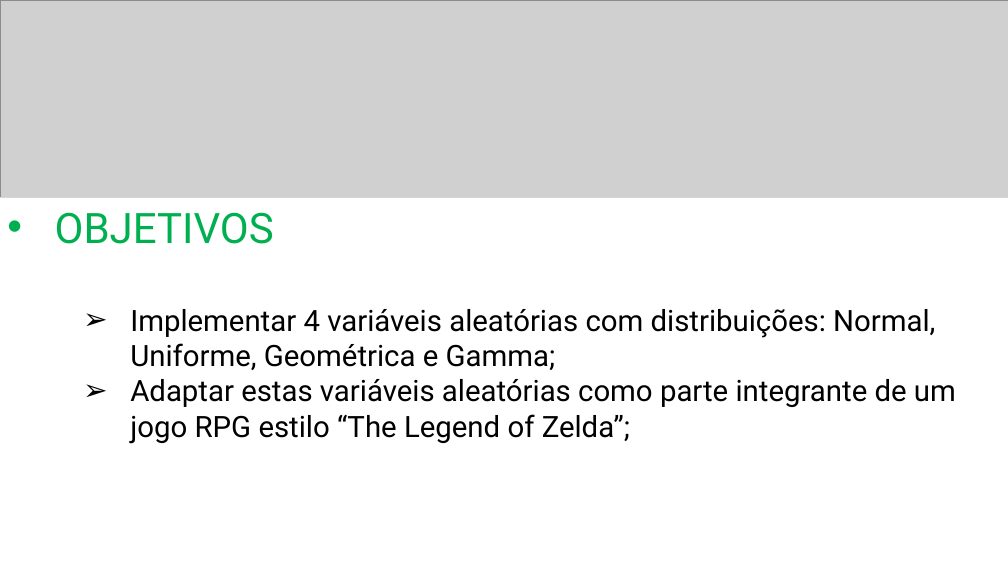
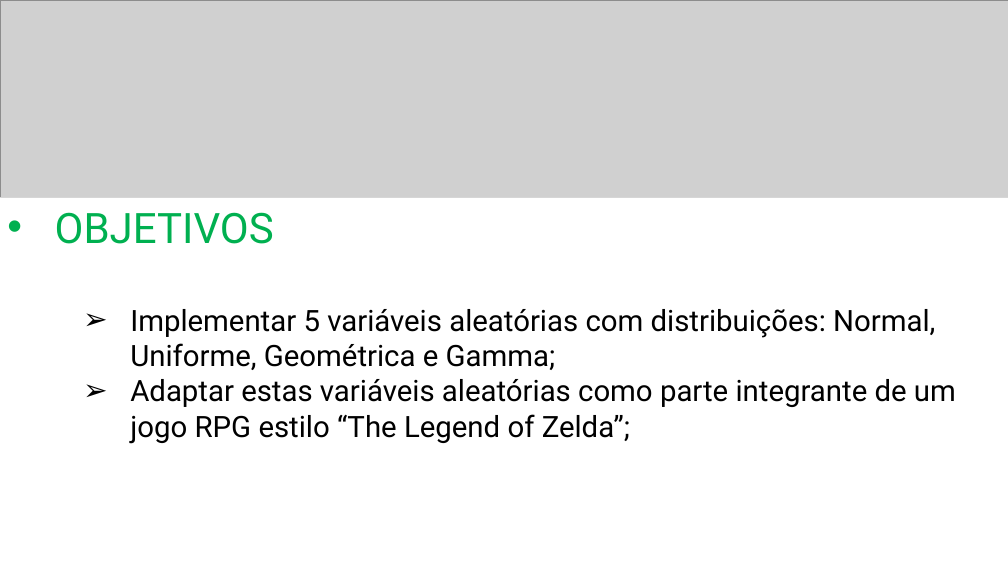
Before and after one commit to dfggs-iscteiul/The-Journey-Of-Sacrifice, a slide deck: slide 2 of PowerPointFinal/Apresentação.pptx. Drawn at 1008x567 pixels with LibreOffice and Linux fonts; fonts in the diff are those of the drawing; grey boxes stand for pictures. Boxes give left, top, right and bottom in pixels: in the first picture for what was removed or moved away, otherwise in the second. Text is boxed around its words. In the diff, an @@ line names an element or a change of style, - is before the commit and + after.

```diff
--- a/PowerPointFinal/Apresentação.pptx
+++ b/PowerPointFinal/Apresentação.pptx
@@ text in rectangle at [130,309,935,370]: text changed @@
-    ➢ Implementar 4 variáveis aleatórias com distribuições: Normal, Uniforme, Geométrica e Gamma;
+    ➢ Implementar 5 variáveis aleatórias com distribuições: Normal, Uniforme, Geométrica e Gamma;
```
Also in this commit, not shown: 5 other slides changed, 16 other files.
